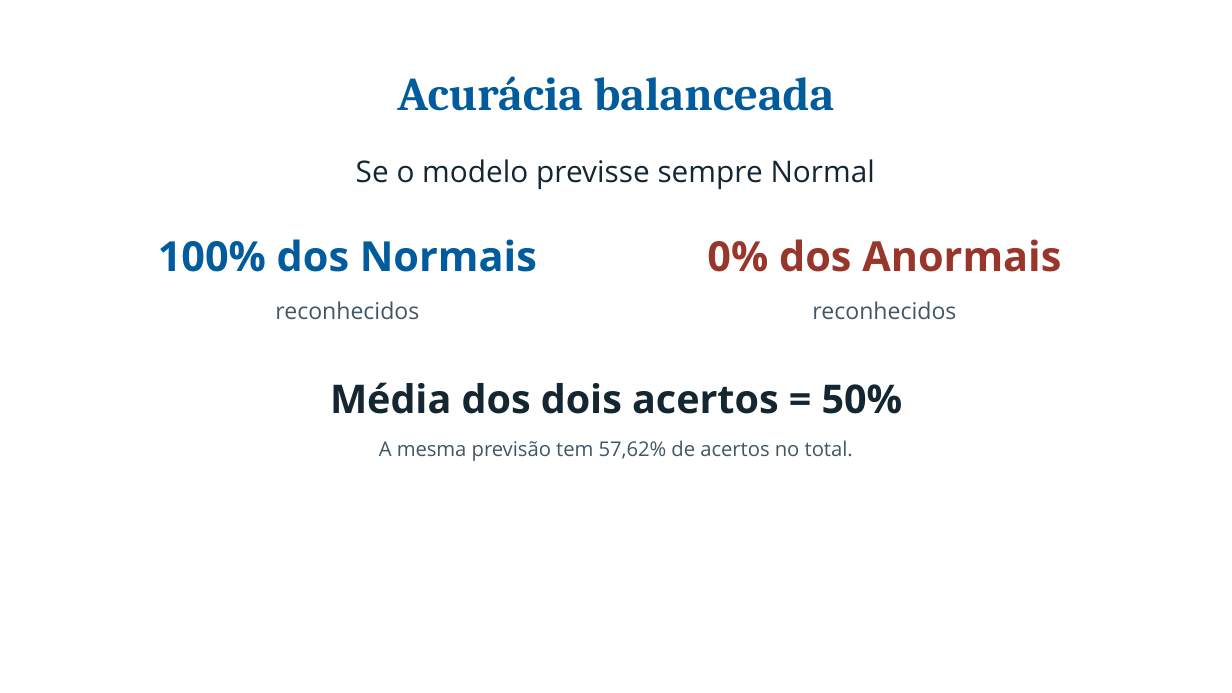
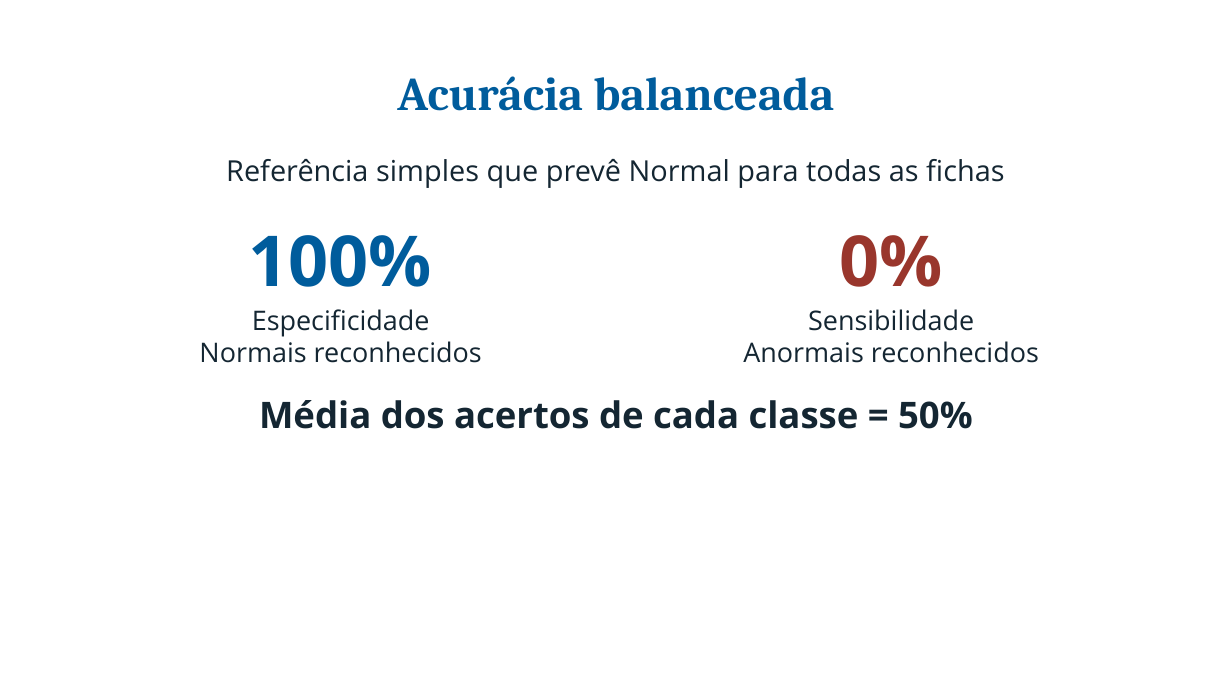
Before and after one commit to pedroafm06/Data-Mining, a slide deck: slide 9 of presentation/a2_inf/output/Apresentacao_A2_INF.pptx. Drawn at 1232x693 pixels with LibreOffice and Linux fonts; fonts in the diff are those of the drawing; background and template pictures are left out. Boxes give left, top, right and bottom in pixels: in the first picture for what was removed or moved away, otherwise in the second. Text is boxed around its words. In the diff, an @@ line names an element or a change of style, - is before the commit and + after.

```diff
--- a/presentation/a2_inf/output/Apresentacao_A2_INF.pptx
+++ b/presentation/a2_inf/output/Apresentacao_A2_INF.pptx
@@ text at box(226, 159, 1004, 188): text changed; size 23.2 to 22.5 pt @@
-Se o modelo previsse sempre Normal
+Referência simples que prevê Normal para todas as fichas
@@ text at box(249, 235, 432, 287): text changed; size 32.2 to 54.8 pt @@
-100% dos Normais
+100%
@@ text at box(840, 235, 943, 287): text changed; size 32.2 to 54.8 pt @@
-0% dos Anormais
+0%
@@ text at box(199, 309, 482, 363): text changed; size 18 to 21 pt; text colour #415766 to #142632 @@
-reconhecidos
+Especificidade
+Normais reconhecidos
@@ text at box(743, 309, 1039, 363): text changed; size 18 to 21 pt; text colour #415766 to #142632 @@
-reconhecidos
+Sensibilidade
+Anormais reconhecidos
@@ text at box(259, 400, 973, 429): text changed; size 30.8 to 28.5 pt @@
-Média dos dois acertos = 50%
+Média dos acertos de cada classe = 50%
@@ text removed at box(379, 440, 853, 461) @@
-A mesma previsão tem 57,62% de acertos no total.
```
Also in this commit, not shown: 6 other slides changed, 9 slides added, 9 slides removed, 25 other files.
